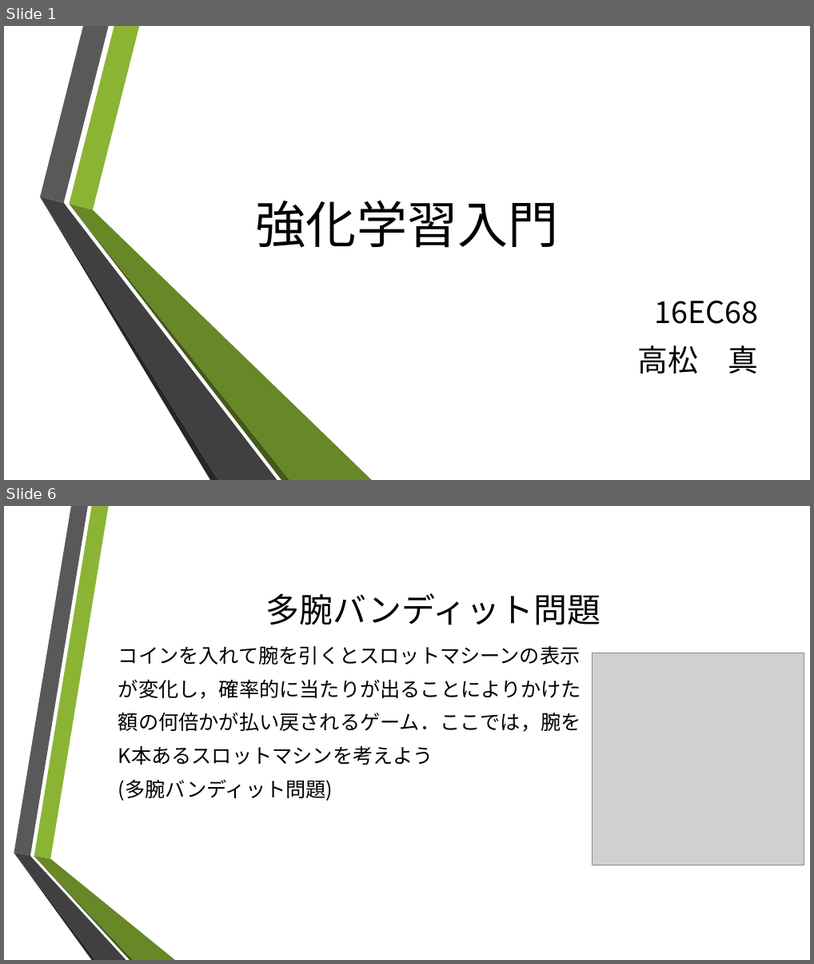
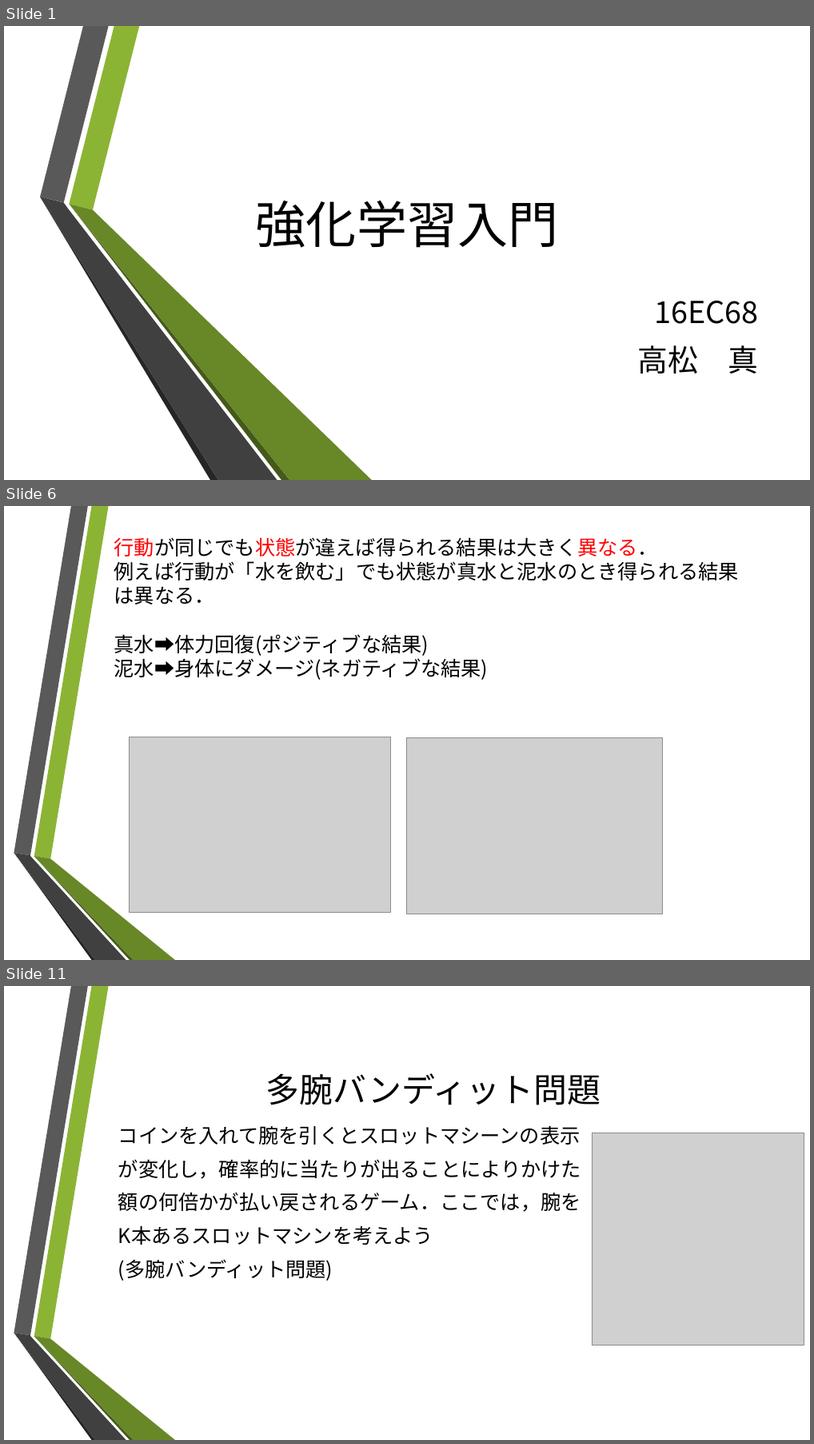
Before and after one commit to makototakamatsu/rainforcement_learning, a slide deck: 強化学習入門2.pptx. Shown one above the other, each under a label of ours: slides 1 and 6 before the commit, slides 1, 6 and 11 after it; the slides between them are not shown. The pictures are 814x964 and 814x1444 pixels, drawn with LibreOffice and Linux fonts; fonts in the diff are those of the drawing; grey boxes stand for pictures; background and template pictures are left out. Boxes give left, top, right and bottom in pixels: in the first picture for what was removed or moved away, otherwise in the second. Text is boxed around its words. In the diff, an @@ line names an element or a change of style, - is before the commit and + after.

```diff
--- a/強化学習入門2.pptx
+++ b/強化学習入門2.pptx
@@ slide 6 added at bbox=[4, 506, 810, 960], background picture (left out); not listed: 6 template elements that a slide beside it also shows @@
@@ text added at bbox=[114, 537, 739, 680], 24 pt, text #000000 @@
+行動が同じでも状態が違えば得られる結果は大きく異なる．
+例えば行動が「水を飲む」でも状態が真水と泥水のとき得られる結果
+は異なる．
+真水➡体力回復(ポジティブな結果)
+泥水➡身体にダメージ(ネガティブな結果)
@@ picture added at bbox=[130, 737, 391, 912] @@
@@ picture added at bbox=[406, 738, 662, 914] @@
@@ what was slide 6 is now slide 11 @@
```
Also in this commit, not shown: 6 slides changed, 6 other slides added, 2 slides removed.
